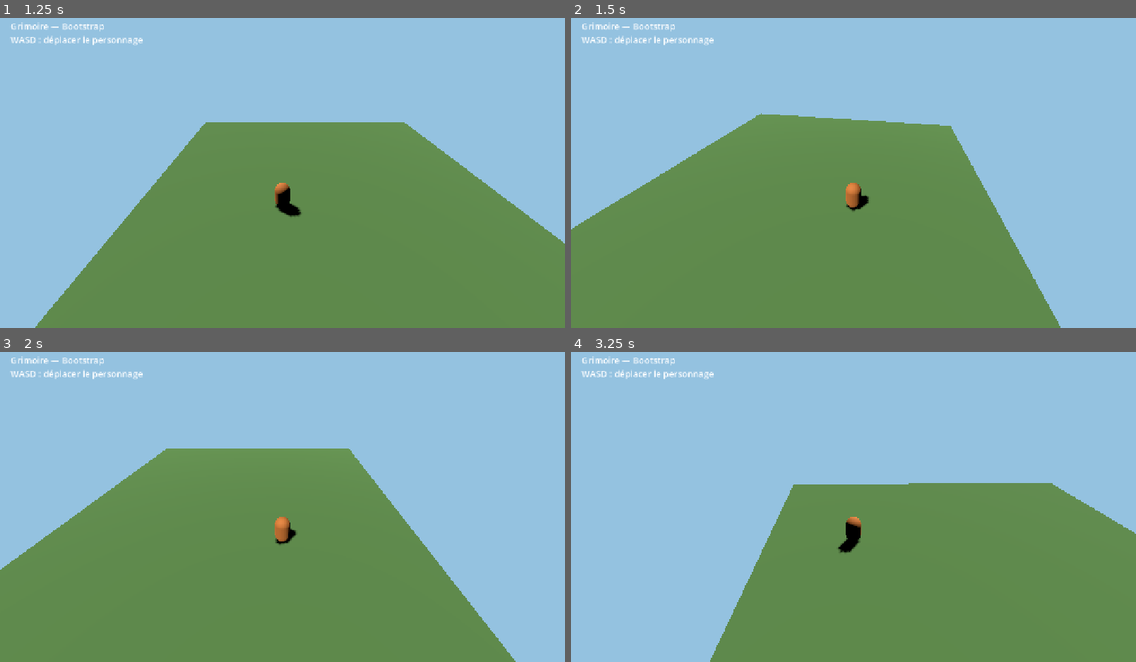
Above: before the commit, frames 1-4 (two rows, left to right).
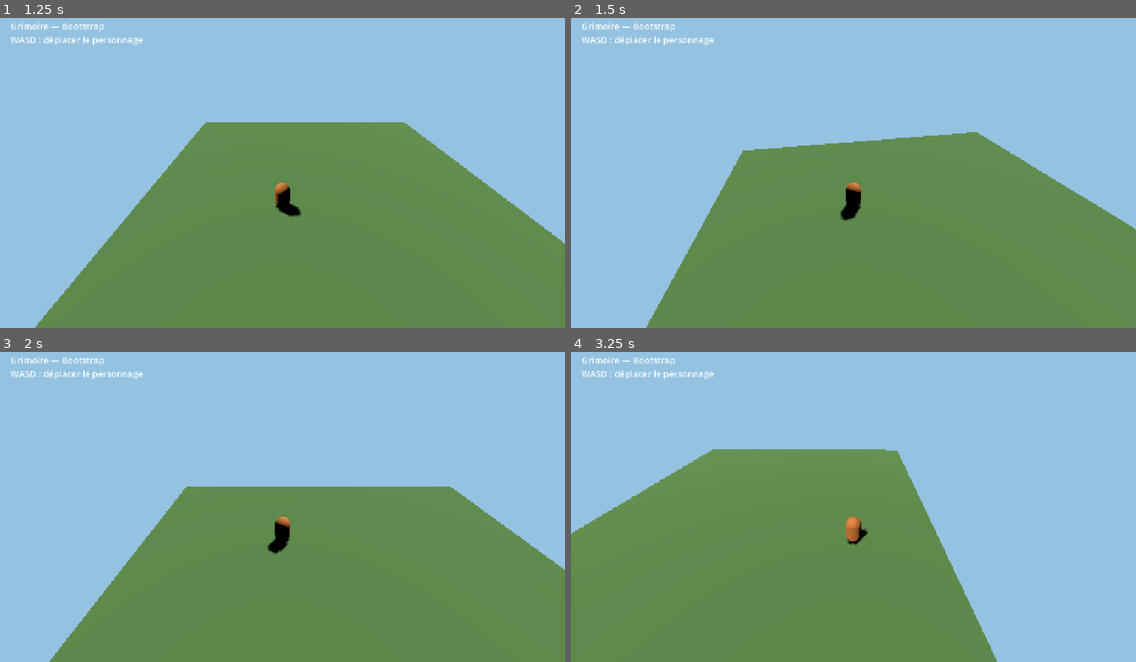
Above: after the commit, the same moments.

Repository: u2987920406-rgb/Grimoire
Game: Godot game, scene res://adventures/forgotten_valley/scenes/bootstrap.tscn
The game is run twice, just before and just after one commit, with the same random seed, the same clock (stepped at 60 frames per second) and the same inputs.
Inputs:
- Up to frame 1 (1.25 s): tap Enter at 0.5 s; hold D (move_right) from 0.53 s (still down); hold Q (drop_object) from 0.53 s (still down)
- Up to frame 2 (1.5 s): release D (move_right) at 1.28 s; release Q (drop_object) at 1.28 s; hold S (move_back) from 1.28 s (still down); tap E (interact) at 1.35 s
- Up to frame 3 (2 s): keep holding S (move_back)
- Up to frame 4 (3.25 s): release S (move_back) at 2.03 s; hold D (move_right) 2.03-2.78 s; hold F (throw_object) 2.03-2.78 s; hold W (move_forward) from 2.78 s (still down); tap Q (drop_object) at 2.85 s

Frame 1 is identical in both runs. In frame 2, 23% of the frame differs, in the area x 0-100%, y 30-100%; in frame 3, 23%; in frame 4, 39%, in the area x 0-100%, y 31-100%.
Error in both runs: Cannot call method 'get_overlapping_bodies' on a null value. (res://core/player/player_controller.gd:73)

Commit message:
fix(core): align player facing with movement

Diff:
--- a/core/player/player_controller.gd
+++ b/core/player/player_controller.gd
@@ -42,7 +42,7 @@
 		velocity.y = 0.0
 
 	if desired_direction.length_squared() > 0.001:
-		var target_yaw := atan2(desired_direction.x, desired_direction.z)
+		var target_yaw := atan2(desired_direction.x, -desired_direction.z)
 		rotation.y = lerp_angle(rotation.y, target_yaw, minf(1.0, 10.0 * delta))
 
 	move_and_slide()
